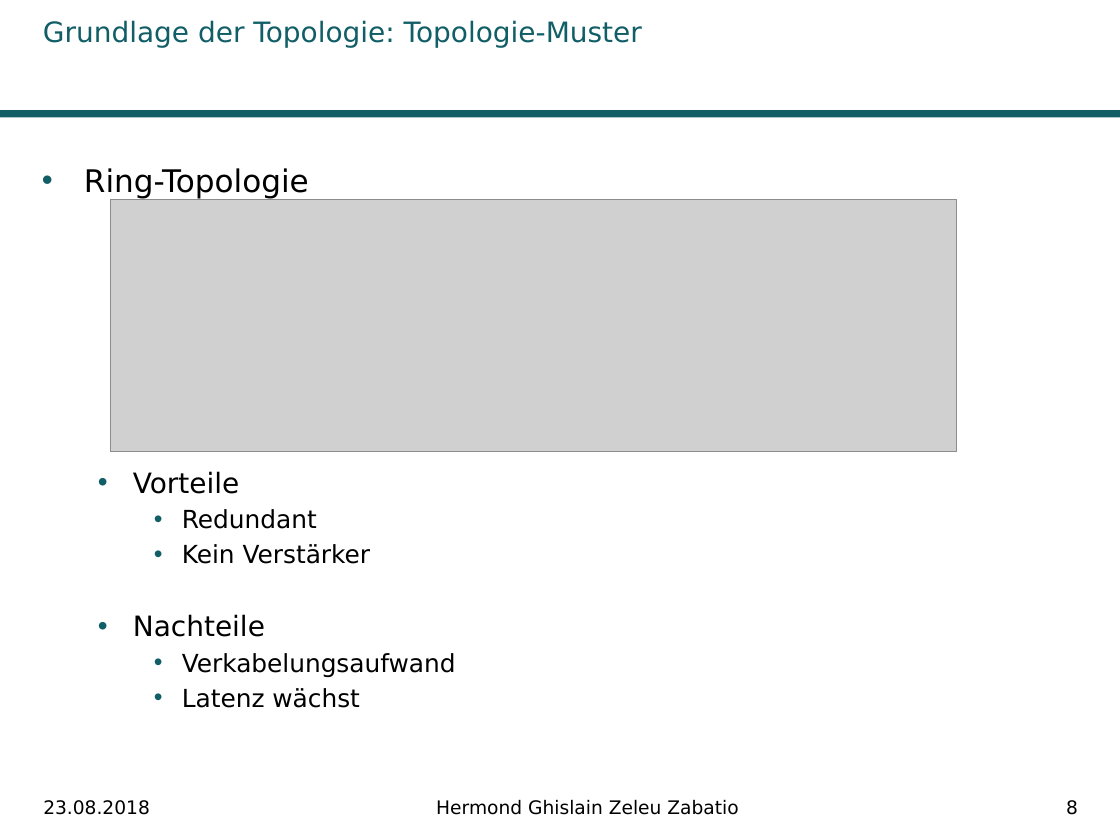
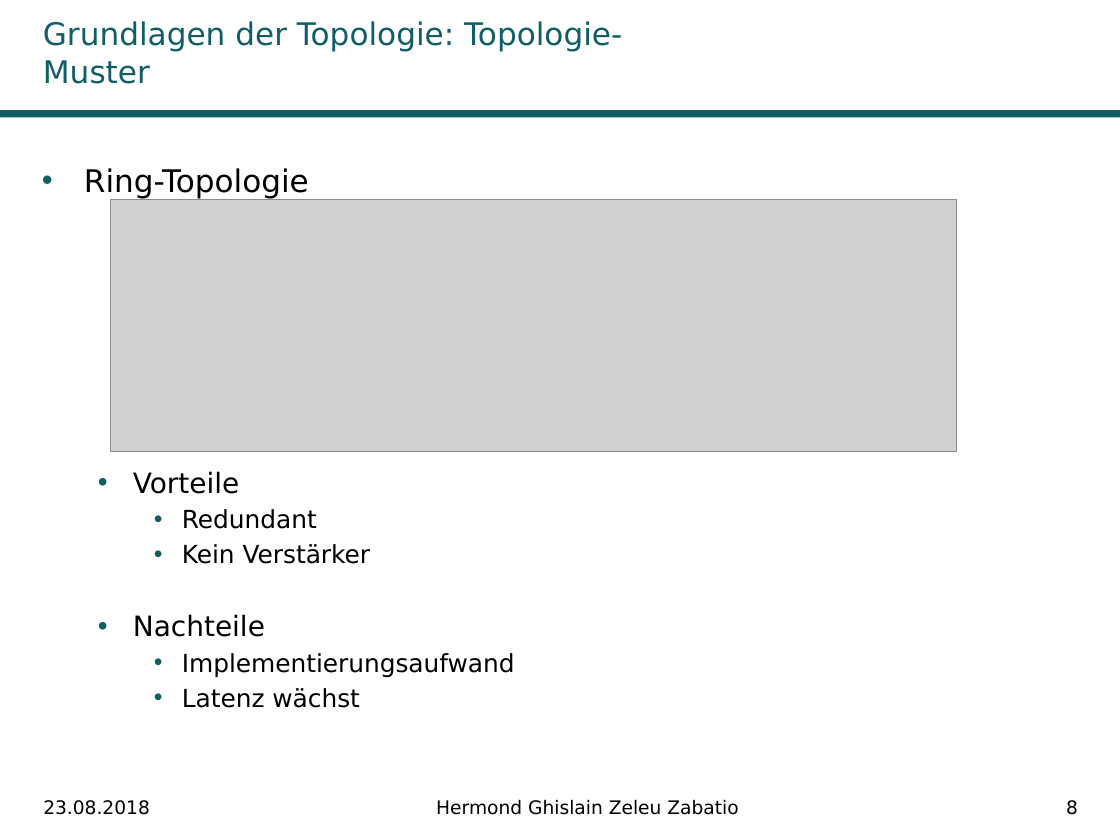
Before and after one commit to Ghislain1/zoe-fb-app, a slide deck: slide 8 of Master-Abschluss.pptx. Drawn at 1120x840 pixels with LibreOffice and Linux fonts; fonts in the diff are those of the drawing; grey boxes stand for pictures; background and template pictures are left out. Boxes give left, top, right and bottom in pixels: in the first picture for what was removed or moved away, otherwise in the second. Text is boxed around its words. In the diff, an @@ line names an element or a change of style, - is before the commit and + after.

Commit message:
JHH

```diff
--- a/Master-Abschluss.pptx
+++ b/Master-Abschluss.pptx
@@ title at (43,21,622,84): text changed; size 18 to 20 pt @@
-Grundlage der Topologie: Topologie-Muster
+Grundlagen der Topologie: Topologie-Muster
@@ text at (182,653,515,678): text changed @@
-    • Verkabelungsaufwand
+    • Implementierungsaufwand
```
Also in this commit, not shown: 22 other slides changed.
